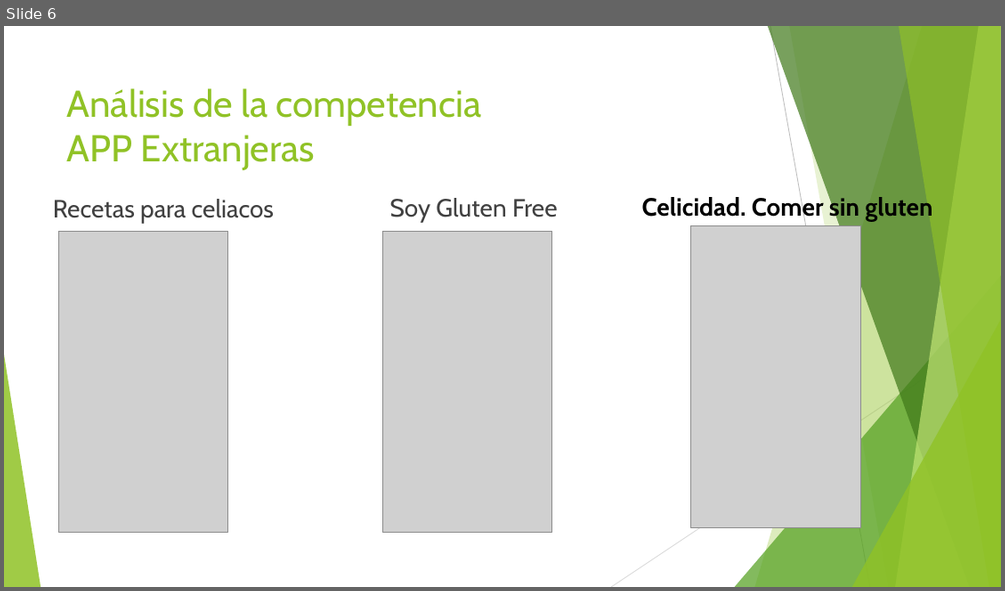
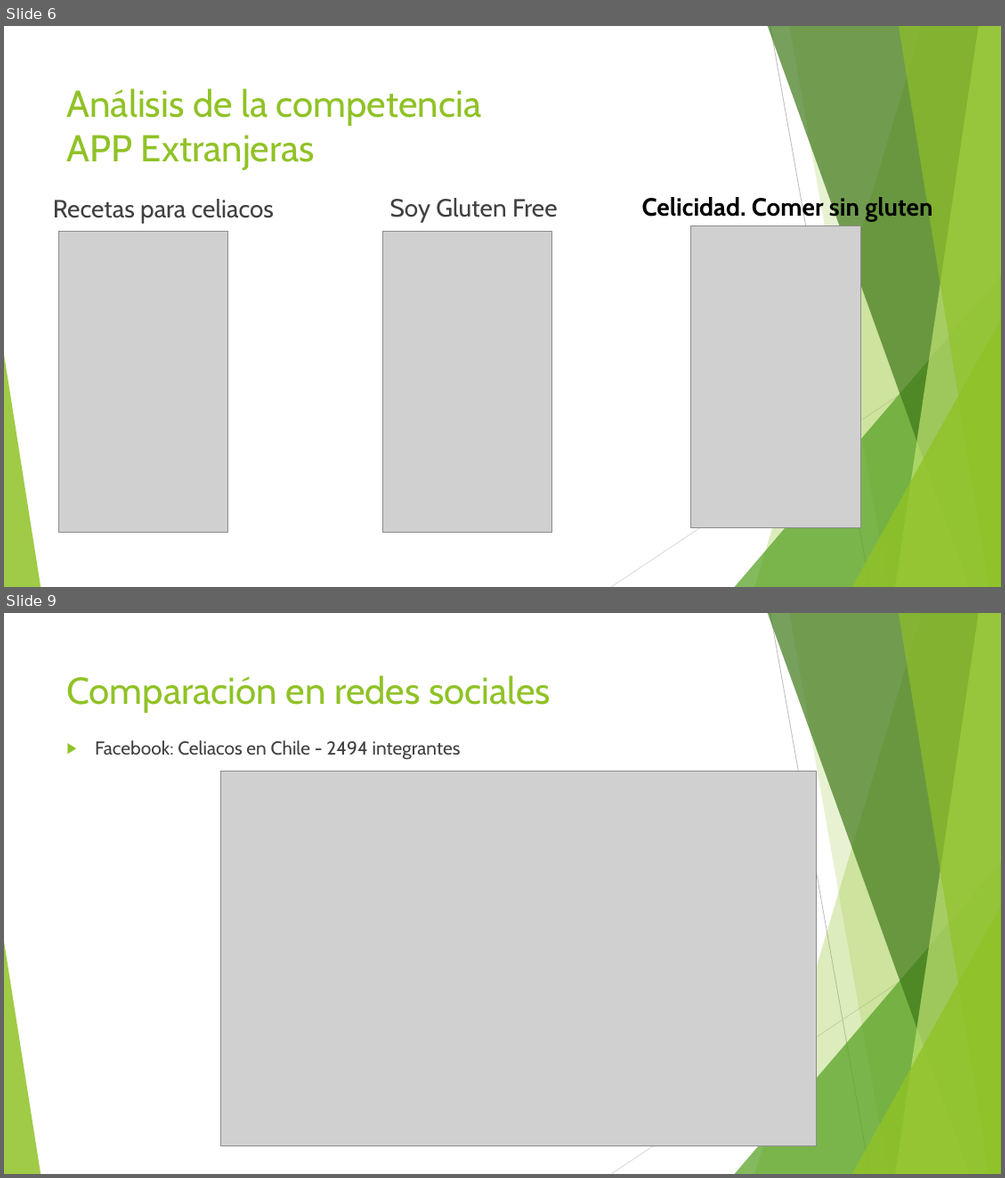
Before and after one commit to Laboratoria/scl-2018-05-bc-core-am-socialnetwork, a slide deck: anexos/Datos-analisisdelacompetencia-otros.pptx. Shown one above the other, each under a label of ours: slide 6 before the commit, slides 6 and 9 after it; the slides between them are not shown. The pictures are 1005x591 and 1005x1178 pixels, drawn with LibreOffice and Linux fonts; fonts in the diff are those of the drawing; grey boxes stand for pictures. Boxes give left, top, right and bottom in pixels: in the first picture for what was removed or moved away, otherwise in the second. Text is boxed around its words. In the diff, an @@ line names an element or a change of style, - is before the commit and + after.

```diff
--- a/anexos/Datos-analisisdelacompetencia-otros.pptx
+++ b/anexos/Datos-analisisdelacompetencia-otros.pptx
@@ slide 9 added at [4,613,1001,1174], background #FFFFFF; not listed: 10 template elements that a slide beside it also shows @@
@@ title added at [67,675,550,713], 36 pt, text #90C226 @@
+Comparación en redes sociales
@@ text added at [95,740,461,760], 18 pt, text #404040 @@
+▶ Facebook: Celiacos en Chile - 2494 integrantes
@@ picture added at [220,771,816,1145] @@
```
Also in this commit, not shown: 1 slide changed, 3 other slides added, 4 other files.
